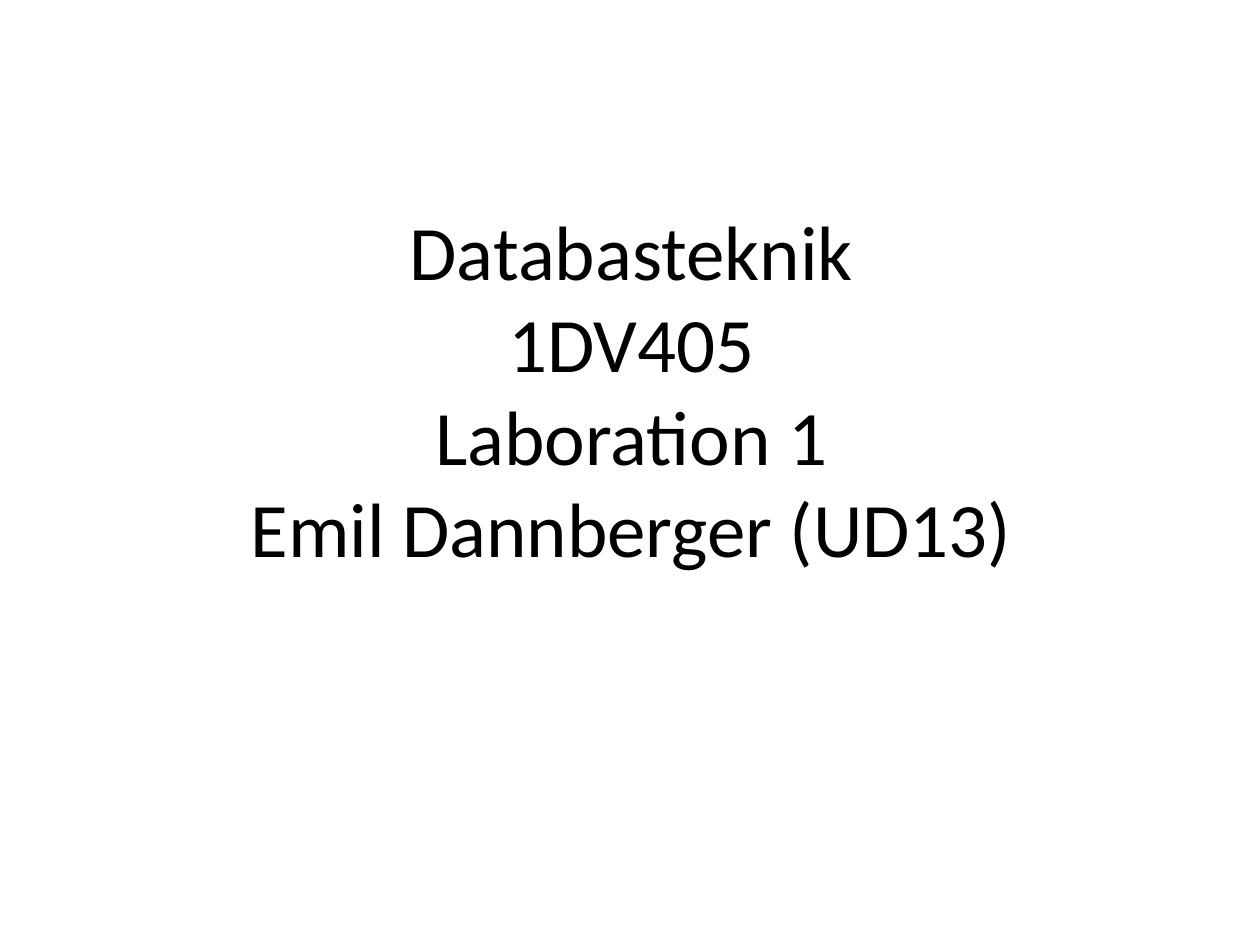
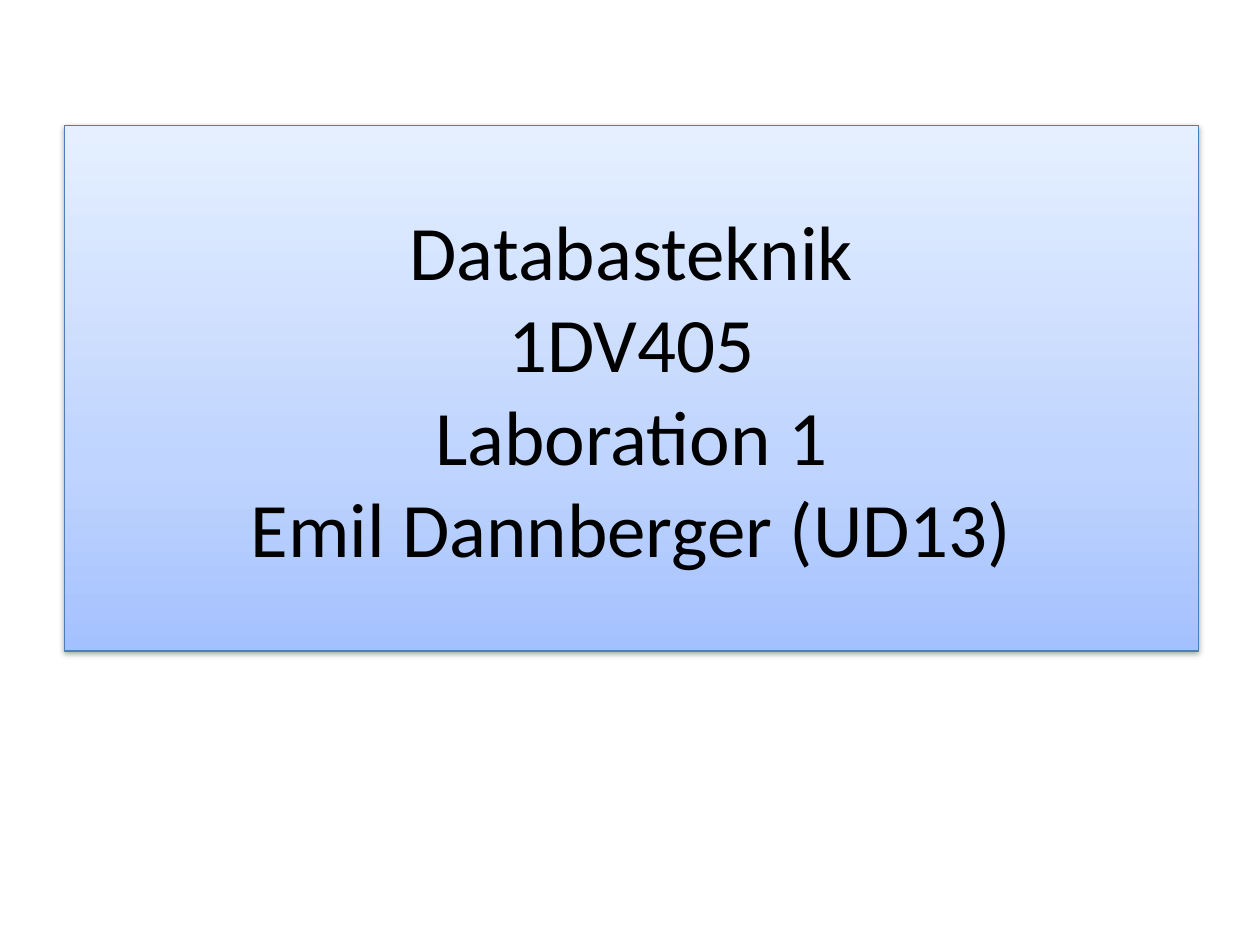
Before and after one commit to ed222an/Databasteknik, a slide deck: slide 1 of Labb 1/Laboration1.pptx. Drawn at 1260x945 pixels with LibreOffice and Linux fonts; fonts in the diff are those of the drawing. Boxes give left, top, right and bottom in pixels: in the first picture for what was removed or moved away, otherwise in the second. Text is boxed around its words. In the diff, an @@ line names an element or a change of style, - is before the commit and + after.

```diff
--- a/Labb 1/Laboration1.pptx
+++ b/Labb 1/Laboration1.pptx
@@ title "Databasteknik 1DV405 Laboration 1 Emil ...": place and size @@
-title "Databasteknik 1DV405 Laboration 1 Emil ..." at bbox=[250, 226, 1011, 571]
+title "Databasteknik 1DV405 Laboration 1 Emil ..." at bbox=[64, 125, 1198, 650]
@@ title "Databasteknik 1DV405 Laboration 1 Emil ..." at bbox=[64, 125, 1198, 650]: fill none to gradient #A4C4FF to #BFD4FF to #E6EEFF; outline none to #4B7EBC 0.75 pt; shadow on @@
```
Also in this commit, not shown: 5 other slides changed, 1 slide added.
